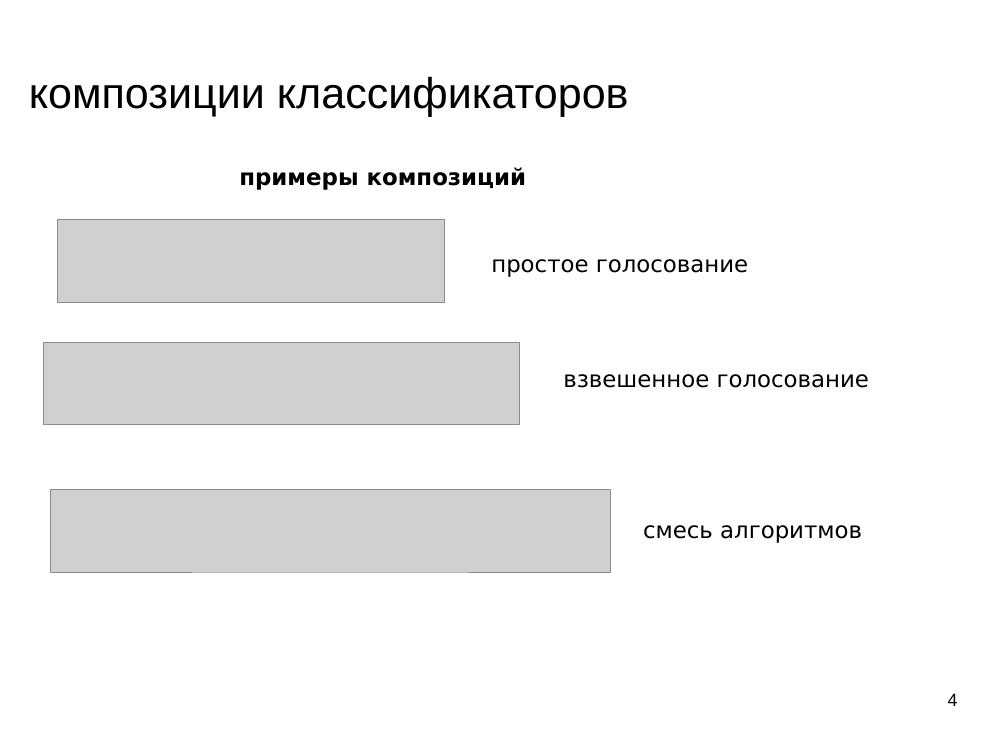
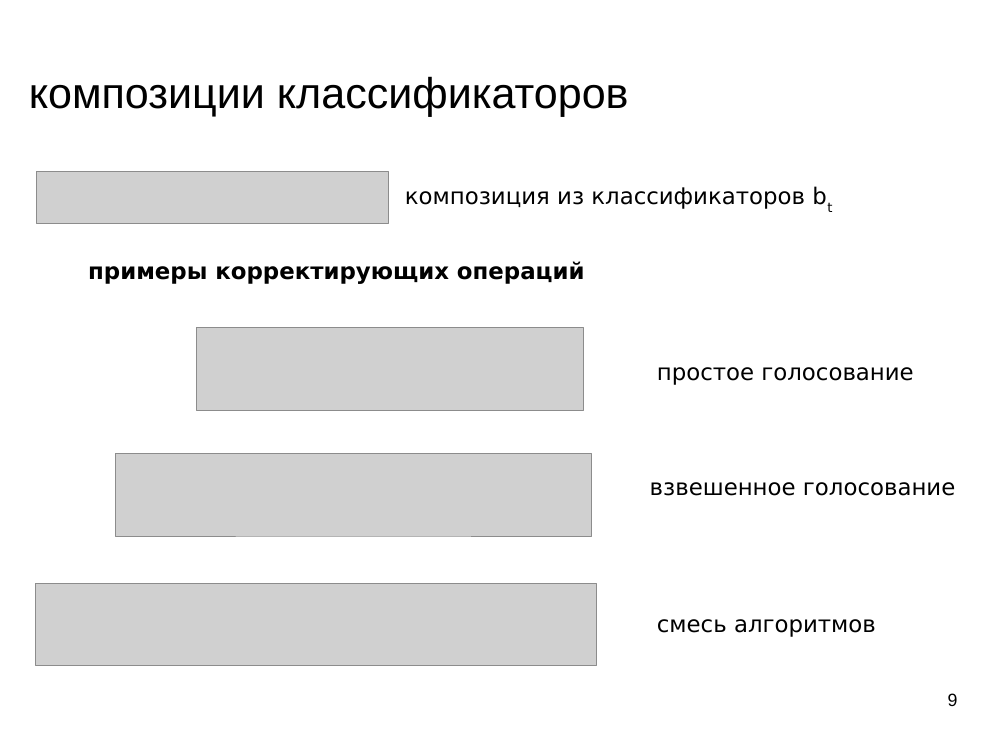
Before and after one commit to mechanoid5/ml_lectorium_legacy, a slide deck: slide 9 of 11-boost.odp (slide 4 before the commit). Drawn at 1008x756 pixels with LibreOffice and Linux fonts; fonts in the diff are those of the drawing; grey boxes stand for pictures; background and template pictures are left out. Boxes give left, top, right and bottom in pixels: in the first picture for what was removed or moved away, otherwise in the second. Text is boxed around its words. In the diff, an @@ line names an element or a change of style, - is before the commit and + after.

```diff
--- a/11-boost.odp
+++ b/11-boost.odp
@@ picture: place and size @@
-picture at <box>58,220,445,303</box>
+picture at <box>37,172,389,223</box>
@@ text removed at <box>239,167,527,190</box> @@
-примеры композиций
@@ text added at <box>405,187,805,209</box>, 18 pt, text #000000 @@
+композиция из классификаторов bt
@@ text added at <box>88,261,585,284</box>, 18 pt, text #000000, bold @@
+примеры корректирующих операций
@@ picture: place and size @@
-picture at <box>43,342,520,424</box>
+picture at <box>197,328,584,411</box>
@@ text "простое голосование": place and size @@
-text "простое голосование" at <box>491,259,748,277</box>
+text "простое голосование" at <box>657,367,913,385</box>
@@ picture: place and size @@
-picture at <box>50,489,611,572</box>
+picture at <box>115,454,592,536</box>
@@ text "взвешенное голосование": place and size @@
-text "взвешенное голосование" at <box>563,374,869,388</box>
+text "взвешенное голосование" at <box>650,482,955,496</box>
@@ picture added at <box>36,584,596,666</box> @@
@@ text "смесь алгоритмов": place and size @@
-text "смесь алгоритмов" at <box>643,525,862,543</box>
+text "смесь алгоритмов" at <box>657,619,876,637</box>
@@ page number at <box>948,693,958,706</box>: text changed @@
-4
+9
```
Also in this commit, not shown: 10 other slides changed, 13 slides added, 1 other file.
